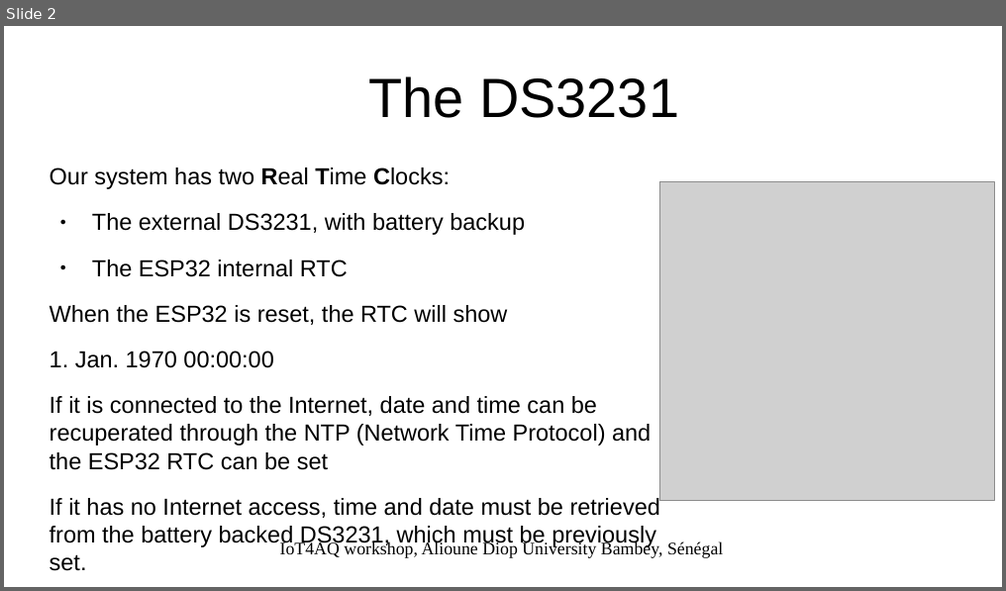
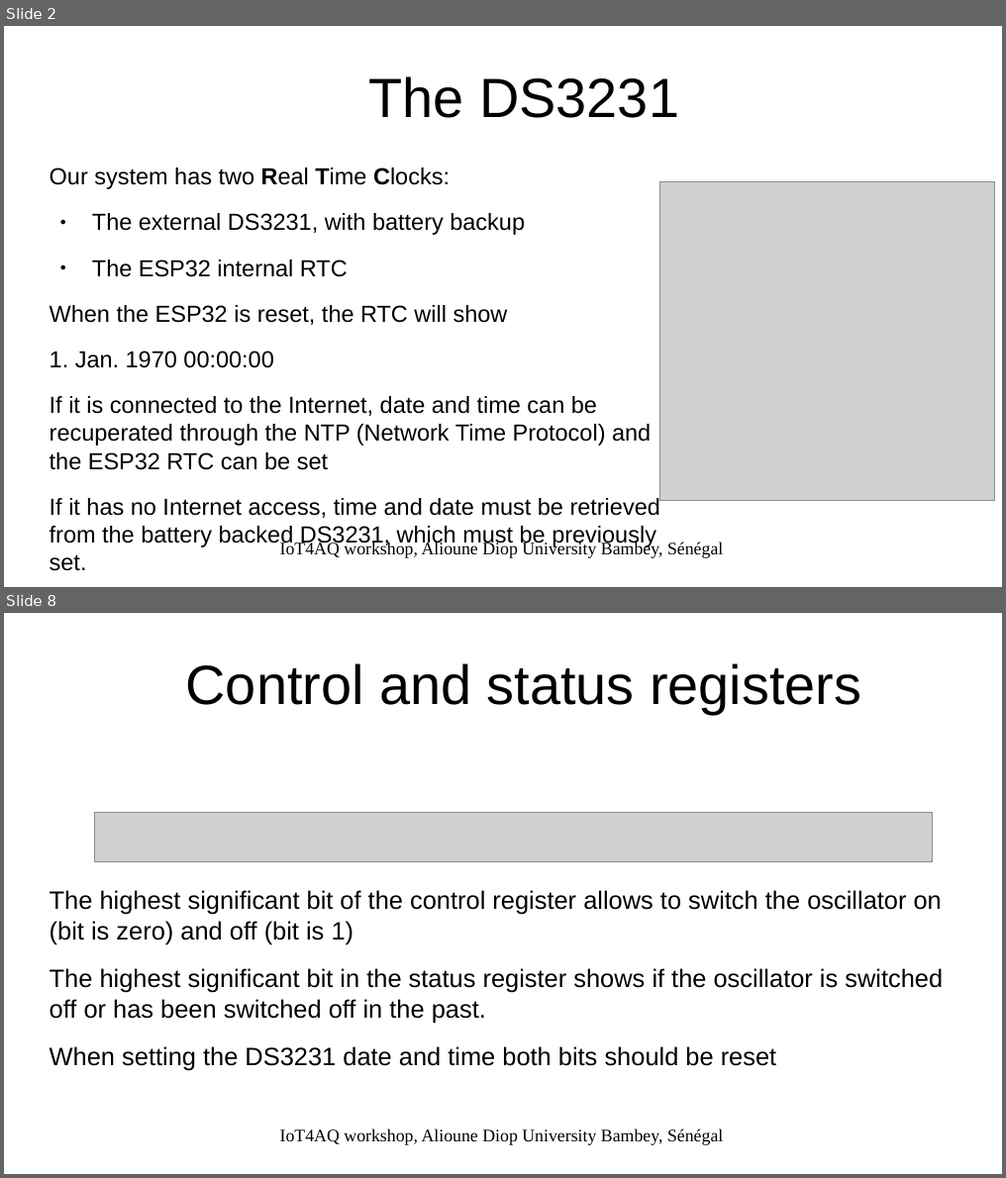
Before and after one commit to uraich/IoT4AQ, a slide deck: workshop/slides/iot4aq_rtc.odp. Shown one above the other, each under a label of ours: slide 2 before the commit, slides 2 and 8 after it; the slides between them are not shown. The pictures are 1006x591 and 1006x1178 pixels, drawn with LibreOffice and Linux fonts; fonts in the diff are those of the drawing; grey boxes stand for pictures; background and template pictures are left out. Boxes give left, top, right and bottom in pixels: in the first picture for what was removed or moved away, otherwise in the second. Text is boxed around its words. In the diff, an @@ line names an element or a change of style, - is before the commit and + after.

```diff
--- a/workshop/slides/iot4aq_rtc.odp
+++ b/workshop/slides/iot4aq_rtc.odp
@@ slide 8 added at [4, 613, 1002, 1174], background #FFFFFF @@
@@ title added at [186, 663, 861, 714], 44 pt, text #000000 @@
+Control and status registers
@@ picture added at [94, 812, 933, 862] @@
@@ text added at [50, 890, 943, 1071], 20 pt, text #000000 @@
+The highest significant bit of the control register allows to switch the oscillator on (bit is zero) and off (bit is 1)
+The highest significant bit in the status register shows if the oscillator is switched off or has been switched off in the past.
+When setting the DS3231 date and time both bits should be reset
@@ text added at [280, 1129, 723, 1146], 14 pt, text #000000 @@
+IoT4AQ workshop, Alioune Diop University Bambey, Sénégal
```
Also in this commit, not shown: 1 slide changed, 8 other slides added, 8 other files.
